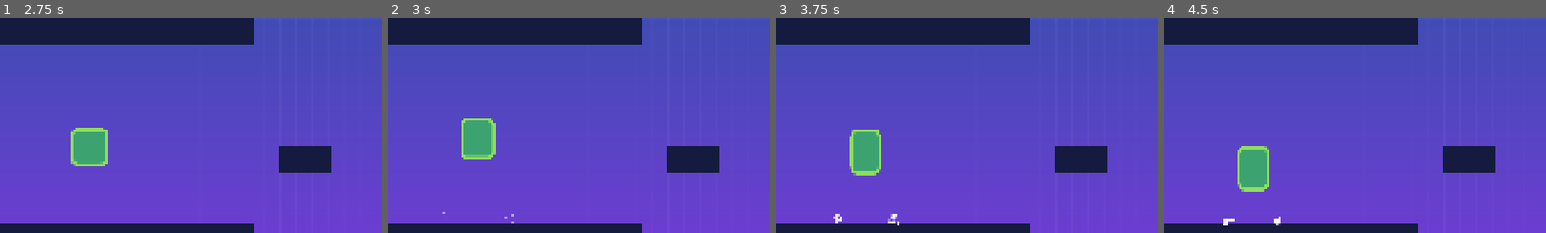
Above: before the commit, frames 1-4 (left to right).
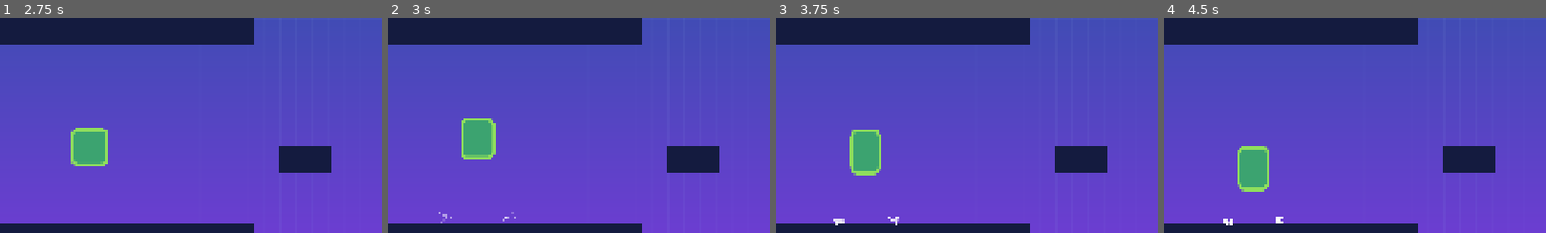
Above: after the commit, the same moments.

Repository: noor-shalaby/solid-ground
Game: Godot game, scene res://scenes/ui/main_menu.tscn
Same seed, same stepped clock (60 frames per second), same inputs: the game is played once before the commit and once after it. Sound files missing from this copy of the repository are replaced by a short silence.
Inputs (mouse positions are % of the whole screen's width and height, from its top left):
- Up to frame 1 (2.75 s): click "Play" at 0.5 s; tap Enter (ui_accept) at 1.25 s; move the mouse to (55, 50) at 1.27 s; hold Up (ui_up) from 1.28 s (still down); tap W (jump) at 1.52, 2.27 s; move the mouse to (45, 50) at 2.02 s
- Up to frame 2 (3 s): keep holding Up (ui_up); move the mouse to (52, 48) at 2.77 s
- Up to frame 3 (3.75 s): keep holding Up (ui_up); move the mouse to (49, 52) at 3.52 s
- Up to frame 4 (4.5 s): keep holding Up (ui_up); tap W (jump) at 3.77 s; move the mouse to (57, 51) at 4.27 s
The pictures show only the part of the screen within x 0-50%, y 29-79%; the shares and areas given below are measured in that part.

Frame 1 is identical in both runs. In frame 2, 0.1% of the frame differs, in the area x 13-34%, y 90-96%; in frame 3, 0.2%, in the area x 15-33%, y 91-97%; in frame 4, 0.1%.

Commit message:
make dust puff into its own separate object and instantiate it when needed

Diff:
--- a/scenes/player.tscn
+++ b/scenes/player.tscn
@@ -1,10 +1,9 @@
-[gd_scene load_steps=8 format=3 uid="uid://csnba64dsq25g"]
+[gd_scene load_steps=7 format=3 uid="uid://csnba64dsq25g"]
 
 [ext_resource type="Texture2D" uid="uid://c117fae5xouui" path="res://assets/player.png" id="1_3vyb7"]
 [ext_resource type="Script" uid="uid://hhmhou58ajtl" path="res://scripts/player.gd" id="1_g2els"]
 [ext_resource type="AudioStream" uid="uid://cswaefx30siur" path="res://assets/audio/jump_3.wav" id="3_qhqgy"]
 [ext_resource type="AudioStream" uid="uid://cgsjg2oadih3r" path="res://assets/audio/land.wav" id="4_dqkch"]
-[ext_resource type="PackedScene" uid="uid://dsw4ruvwbym5k" path="res://scenes/vfx/dust_puff.tscn" id="5_qlg0r"]
 
 [sub_resource type="RectangleShape2D" id="RectangleShape2D_g2els"]
 size = Vector2(80, 80)
@@ -13,6 +12,7 @@
 size = Vector2(64, 64)
 
 [node name="Player" type="CharacterBody2D"]
+z_index = 1
 collision_layer = 2
 script = ExtResource("1_g2els")
 
@@ -32,8 +32,6 @@
 position = Vector2(0, -40)
 shape = SubResource("RectangleShape2D_qhqgy")
 
-[node name="DustPuff" parent="." instance=ExtResource("5_qlg0r")]
-
 [node name="JumpSound" type="AudioStreamPlayer2D" parent="."]
 stream = ExtResource("3_qhqgy")
 volume_db = 8.0
--- a/scenes/vfx/dust_puff.tscn
+++ b/scenes/vfx/dust_puff.tscn
@@ -1,5 +1,6 @@
-[gd_scene load_steps=4 format=3 uid="uid://dsw4ruvwbym5k"]
+[gd_scene load_steps=5 format=3 uid="uid://dsw4ruvwbym5k"]
 
+[ext_resource type="Script" uid="uid://bti5p7lkb52rg" path="res://scripts/vfx/dust_puff.gd" id="1_40hx0"]
 [ext_resource type="Texture2D" uid="uid://6dehaambwgit" path="res://assets/particle_circle.png" id="1_lsxqk"]
 
 [sub_resource type="Curve" id="Curve_lsxqk"]
@@ -11,7 +12,7 @@
 colors = PackedColorArray(1, 1, 1, 1, 1, 1, 1, 0)
 
 [node name="DustPuff" type="Node2D"]
-show_behind_parent = true
+script = ExtResource("1_40hx0")
 
 [node name="CPUParticles2D" type="CPUParticles2D" parent="."]
 position = Vector2(32, 0)
@@ -41,3 +42,5 @@
 initial_velocity_max = 400.0
 scale_amount_curve = SubResource("Curve_lsxqk")
 color_ramp = SubResource("Gradient_40hx0")
+
+[connection signal="finished" from="CPUParticles2D" to="." method="_on_cpu_particles_2d_finished"]
--- a/scripts/autoload/constants.gd
+++ b/scripts/autoload/constants.gd
@@ -10,6 +10,8 @@
 	# SCENES
 		# objects
 	"player_dead_body_scene": "uid://dw52c6e8h77rj",
+		# vfx
+	"dust_puff_scene": "uid://dsw4ruvwbym5k",
 		# sounds
 	"click_sound_scene": "uid://dbjd5elpu7hmv",
 	"back_sound_scene": "uid://c7pynfib6cqwl"
--- a/scripts/player.gd
+++ b/scripts/player.gd
@@ -13,13 +13,13 @@
 const DEATH_MAX_IMPULSE: float = 2000.0
 var death_bounce_impulse: Vector2 = Vector2(randf_range(-DEATH_MAX_IMPULSE, DEATH_MAX_IMPULSE), -DEATH_MAX_IMPULSE)
 
+const DUST_PUFF_SCENE: PackedScene = preload(Constants.FILE_UIDS.dust_puff_scene)
 const DEAD_BODY_SCENE: PackedScene = preload(Constants.FILE_UIDS.player_dead_body_scene)
 
 @onready var parent: Node2D = get_parent()
 @onready var sprite: Sprite2D = $Sprite2D
 @onready var sprite_default_pos_y: float = sprite.position.y
 @onready var hazard_detector: Area2D = $HazardDetector
-@onready var dust_puffers: Array[Node] = $DustPuff.get_children()
 @onready var jump_sound: AudioStreamPlayer2D = $JumpSound
 @onready var jump_sound_default_vol: float = jump_sound.volume_linear
 @onready var land_sound: AudioStreamPlayer2D = $LandSound
@@ -63,8 +63,9 @@
 	move_and_slide()
 	if is_on_floor() and not was_on_floor and not game_just_started:
 		squash()
-		for dust_puffer: CPUParticles2D in dust_puffers:
-			dust_puffer.emitting = true
+		var dust_puff: Node2D = DUST_PUFF_SCENE.instantiate()
+		dust_puff.global_position = global_position
+		parent.add_child(dust_puff)
 		if Settings.audio:
 			land_sound.volume_linear = land_sound_default_vol * Settings.audio_val
 			land_sound.pitch_scale = randf_range(1.0 - Constants.PITCH_SHIFTING, 1.0 + Constants.PITCH_SHIFTING)
--- /dev/null
+++ b/scripts/vfx/dust_puff.gd
@@ -0,0 +1,9 @@
+extends Node2D
+
+
+func _ready() -> void:
+	for particle: CPUParticles2D in get_children():
+		particle.emitting = true
+
+func _on_cpu_particles_2d_finished() -> void:
+	queue_free()
Not shown, added: scripts/vfx/dust_puff.gd.uid
